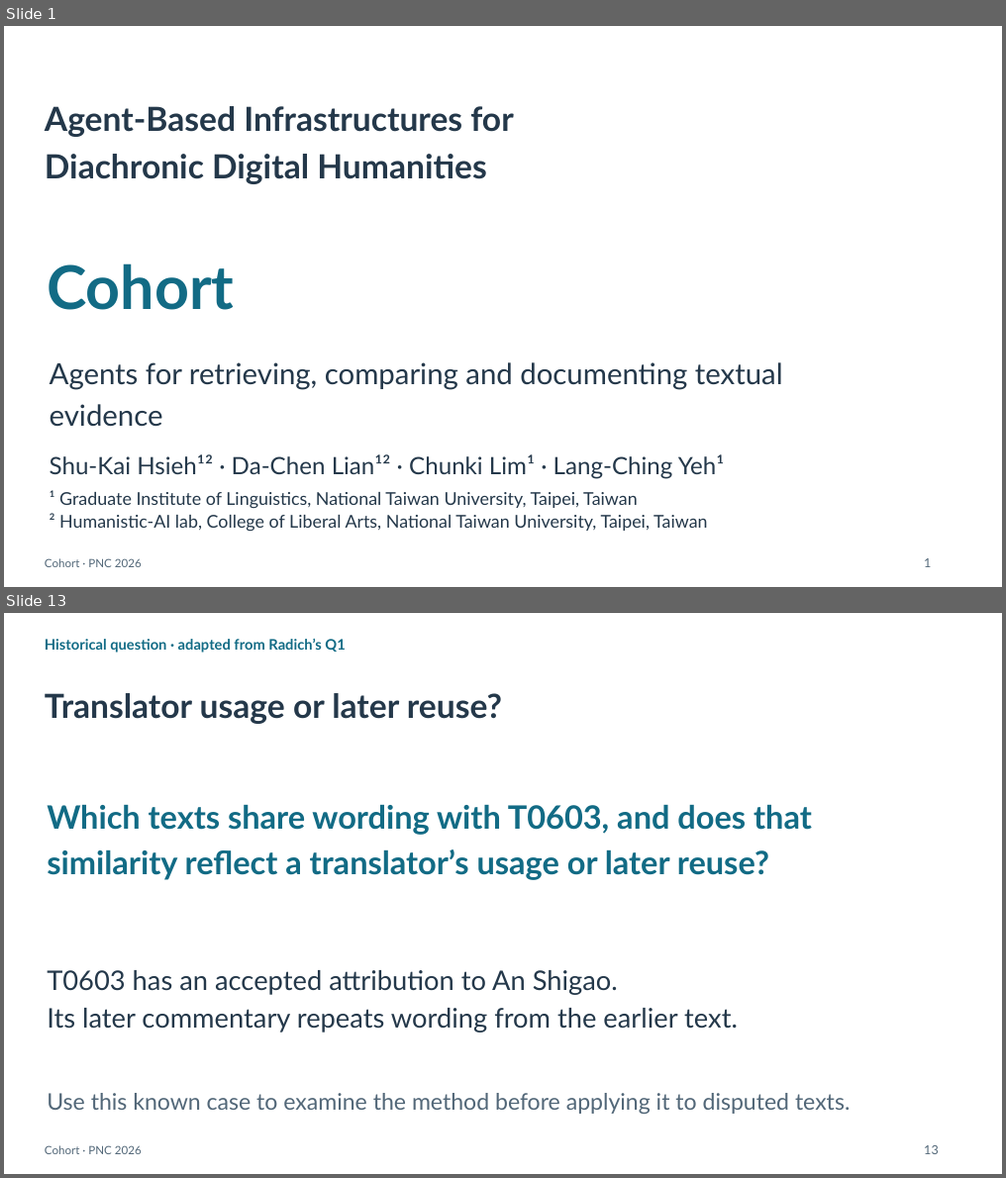
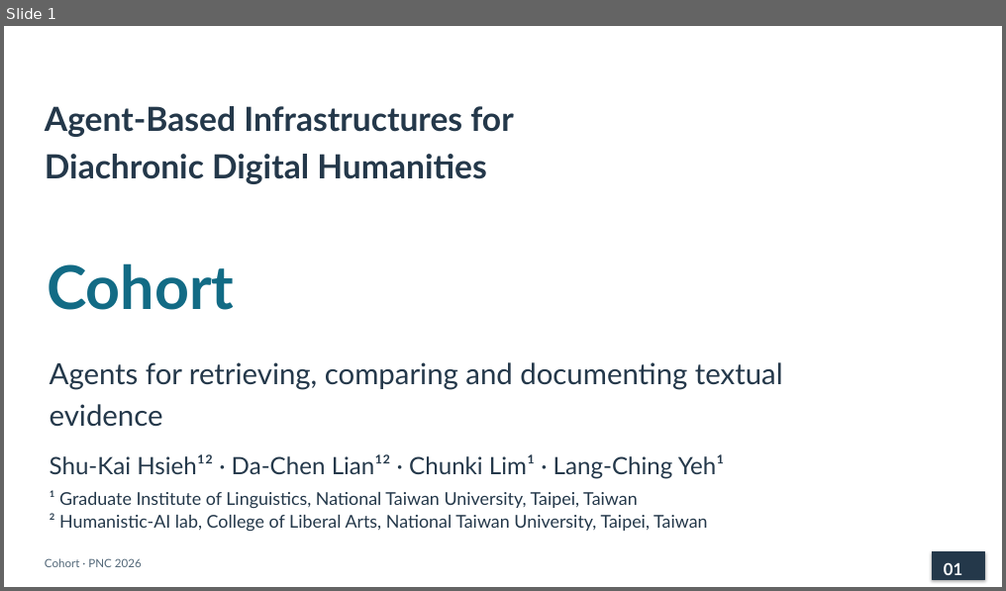
Before and after one commit to lopentu/cohort, a slide deck: docs/presentation/cohort-pnc-2026.pptx. Shown one above the other, each under a label of ours: slides 1 and 13 before the commit, slide 1 after it; the slides between them are not shown. The pictures are 1006x1178 and 1006x591 pixels, drawn with LibreOffice and Linux fonts; fonts in the diff are those of the drawing. Boxes give left, top, right and bottom in pixels: in the first picture for what was removed or moved away, otherwise in the second. Text is boxed around its words. In the diff, an @@ line names an element or a change of style, - is before the commit and + after.

```diff
--- a/docs/presentation/cohort-pnc-2026.pptx
+++ b/docs/presentation/cohort-pnc-2026.pptx
@@ slide 13 removed at <box>4,613,1002,1174</box>, background #FFFFFF @@
@@ text removed at <box>45,639,345,653</box> @@
-Historical question · adapted from Radich’s Q1
@@ text removed at <box>45,693,502,724</box> @@
-Translator usage or later reuse?
@@ text removed at <box>47,804,812,880</box> @@
-Which texts share wording with T0603, and does that similarity reflect a translator’s usage or later reuse?
@@ text removed at <box>47,970,738,1033</box> @@
-T0603 has an accepted attribution to An Shigao.
-Its later commentary repeats wording from the earlier text.
@@ text removed at <box>47,1093,849,1114</box> @@
-Use this known case to examine the method before applying it to disputed texts.
@@ text removed at <box>45,1146,142,1155</box> @@
-Cohort · PNC 2026
@@ text removed at <box>924,1146,939,1155</box> @@
-13
@@ slide 1 changed as well @@
@@ text removed at <box>924,559,931,568</box> @@
-1
@@ rectangle added at <box>933,553,985,579</box>, fill #24384A, outline #24384A 1 pt @@
@@ text added at <box>944,563,962,575</box>, 16 pt, text #FFFFFF, bold @@
+01
```
Also in this commit, not shown: 19 slides added, 33 other slides removed, 6 other files.
